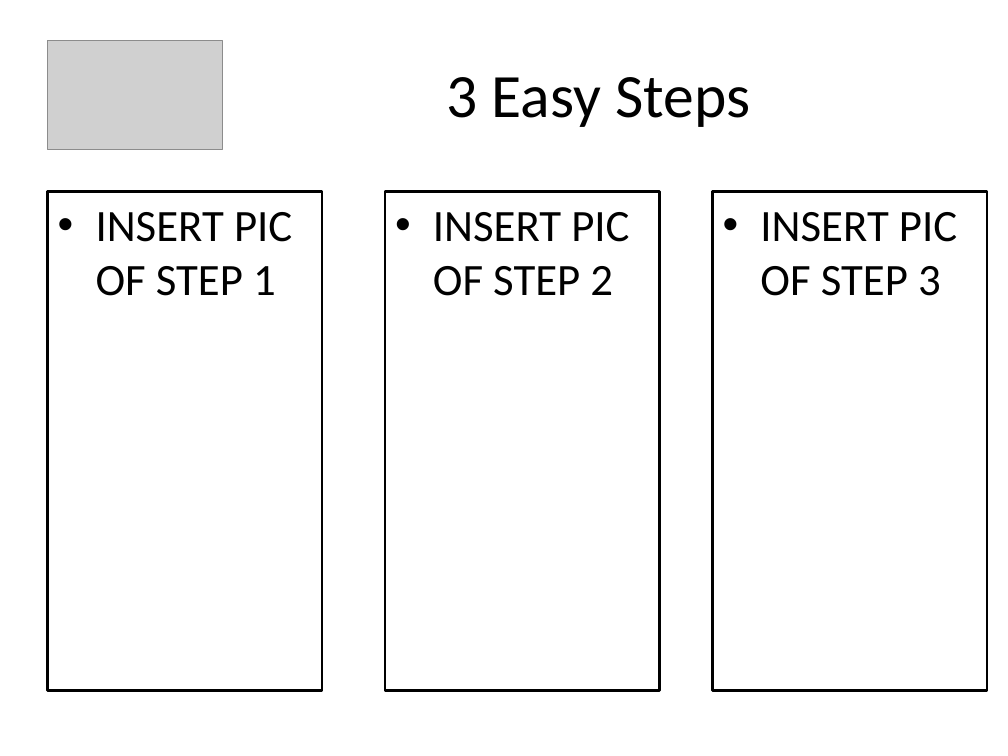
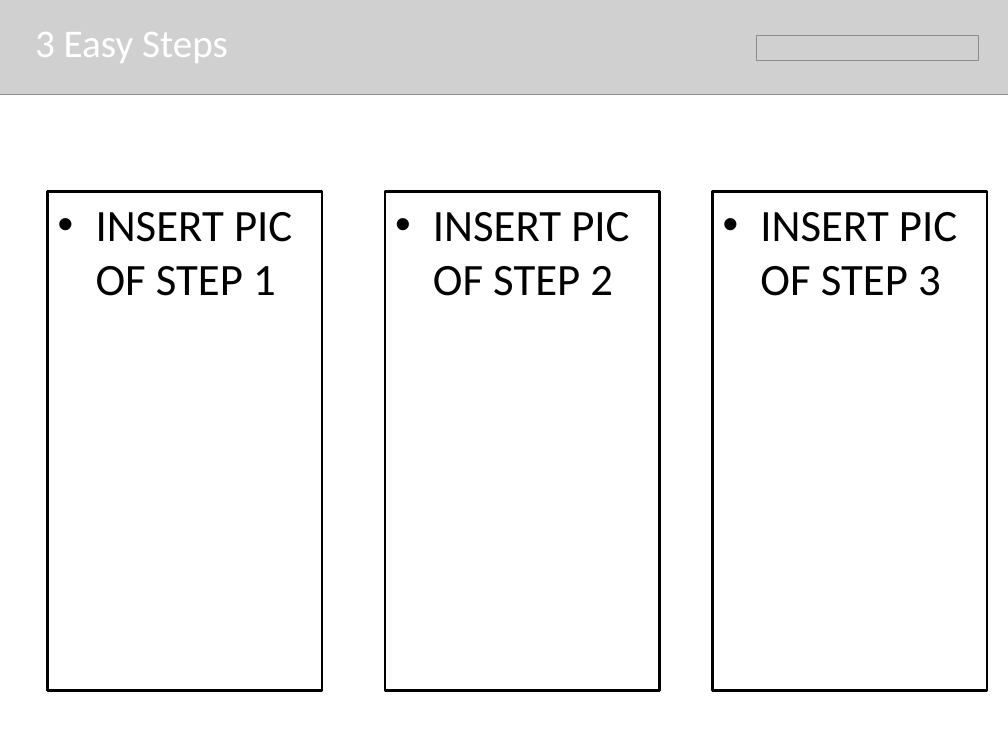
Before and after one commit to amanji/growthplot, a slide deck: slide 9 of PowerPoint Presentation/GrowthPlot_Presentation.pptx. Drawn at 1008x756 pixels with LibreOffice and Linux fonts; fonts in the diff are those of the drawing; grey boxes stand for pictures. Boxes give left, top, right and bottom in pixels: in the first picture for what was removed or moved away, otherwise in the second. Text is boxed around its words. In the diff, an @@ line names an element or a change of style, - is before the commit and + after.

```diff
--- a/PowerPoint Presentation/GrowthPlot_Presentation.pptx
+++ b/PowerPoint Presentation/GrowthPlot_Presentation.pptx
@@ picture added at [0, 0, 1008, 95] @@
@@ text "3 Easy Steps": place and size @@
-text "3 Easy Steps" at [447, 77, 750, 127]
+text "3 Easy Steps" at [35, 32, 228, 63]
@@ text "3 Easy Steps" at [35, 32, 228, 63]: size 44 to 28 pt, text colour #000000 to #FFFFFF; alignment centre to left @@
@@ picture removed at [47, 40, 222, 149] @@
@@ picture added at [757, 35, 979, 59] @@
```
Also in this commit, not shown: 11 other slides changed, 1 slide added, 1 slide removed, 1 other file.
